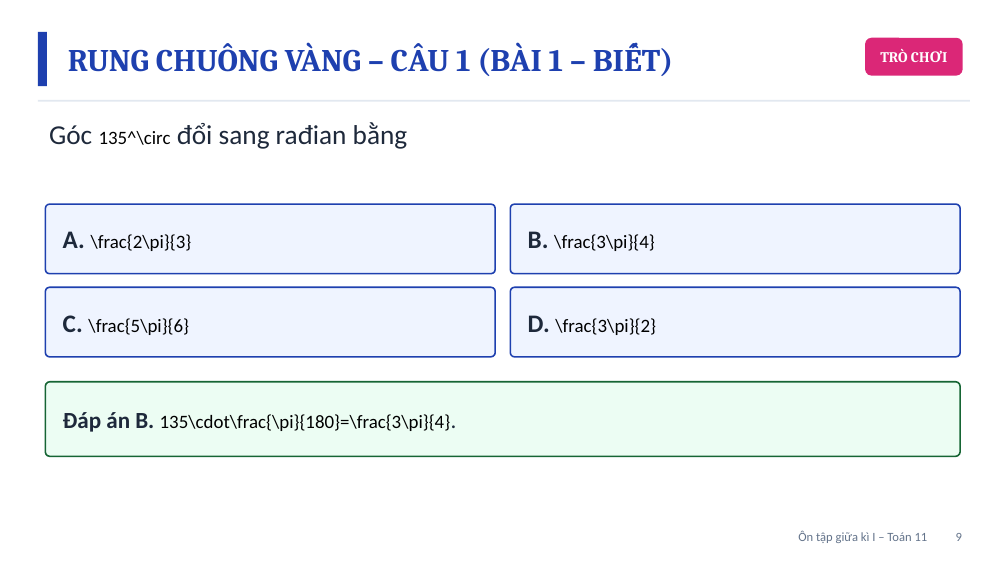
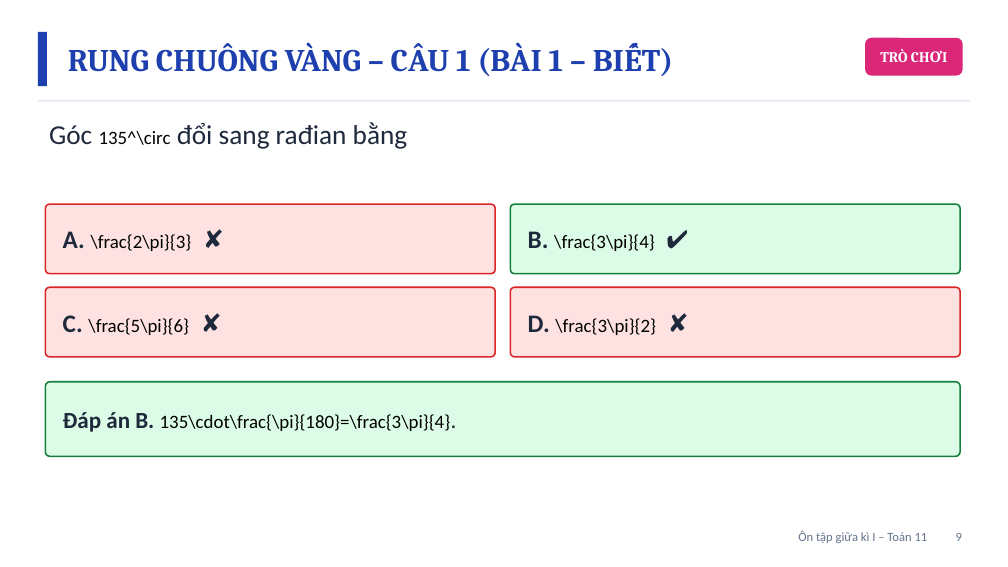
Before and after one commit to Trangtu66/Taode_thi_online, a slide deck: slide 9 of mon/toan/slide/lop11/BaiGiangDienTu_TOAN11_OnTapGiuaKi1_T22-23.pptx. Drawn at 1008x567 pixels with LibreOffice and Linux fonts; fonts in the diff are those of the drawing. Boxes give left, top, right and bottom in pixels: in the first picture for what was removed or moved away, otherwise in the second. Text is boxed around its words. In the diff, an @@ line names an element or a change of style, - is before the commit and + after.

```diff
--- a/mon/toan/slide/lop11/BaiGiangDienTu_TOAN11_OnTapGiuaKi1_T22-23.pptx
+++ b/mon/toan/slide/lop11/BaiGiangDienTu_TOAN11_OnTapGiuaKi1_T22-23.pptx
@@ rounded rectangle: place and size @@
-rounded rectangle at <box>510,287,960,357</box>
+rounded rectangle at <box>510,204,960,274</box>
@@ rounded rectangle at <box>510,204,960,274</box>: fill #EFF4FF to #DCFCE7; outline #1E40AF 1.5 pt to #15803D 1.5 pt @@
@@ text at <box>63,231,192,251</box>: text changed @@
-A. \frac{2\pi}{3}
+A. \frac{2\pi}{3} ✘
@@ text at <box>528,231,655,251</box>: text changed @@
-B. \frac{3\pi}{4}
+B. \frac{3\pi}{4} ✔
@@ fill #EFF4FF to #FEE2E2; outline #1E40AF 1.5 pt to #DC2626 1.5 pt in 3 elements at <box>45,204,495,274</box>, <box>45,287,495,357</box>, <box>510,287,960,357</box> @@
@@ rounded rectangle: place and size @@
-rounded rectangle at <box>510,204,960,274</box>
+rounded rectangle at <box>510,287,960,357</box>
@@ text at <box>63,315,189,335</box>: text changed @@
-C. \frac{5\pi}{6}
+C. \frac{5\pi}{6} ✘
@@ text at <box>528,315,656,335</box>: text changed @@
-D. \frac{3\pi}{2}
+D. \frac{3\pi}{2} ✘
@@ rounded rectangle at <box>45,382,960,457</box>: fill #ECFDF3 to #DCFCE7; outline #166534 1.5 pt to #15803D 1.5 pt @@
```
Also in this commit, not shown: 22 other slides changed, 37 other files.
